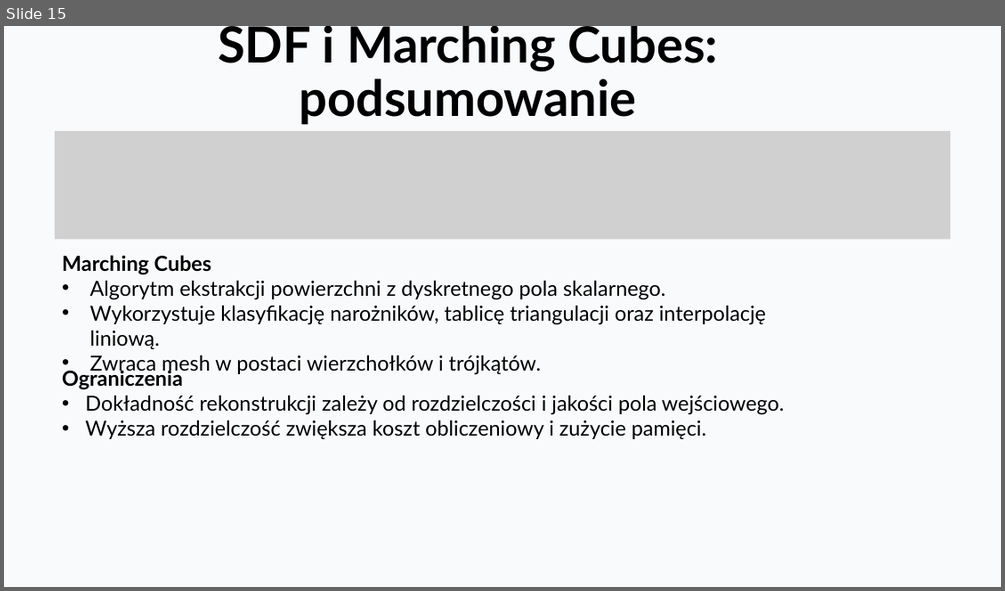
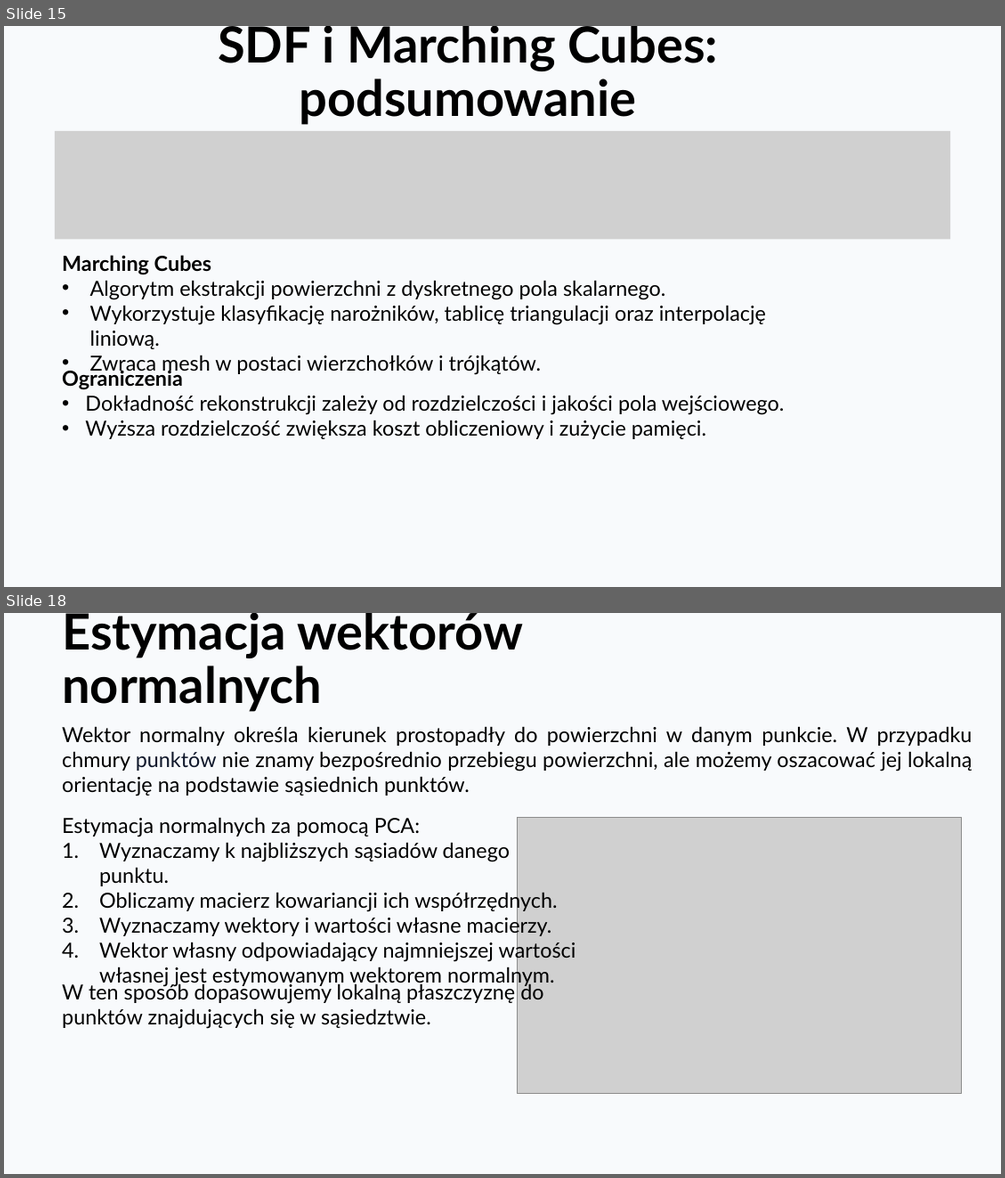
Before and after one commit to KajetanOzog/lab_6, a slide deck: prezentacja.pptx. Shown one above the other, each under a label of ours: slide 15 before the commit, slides 15 and 18 after it; the slides between them are not shown. The pictures are 1005x591 and 1005x1178 pixels, drawn with LibreOffice and Linux fonts; fonts in the diff are those of the drawing; grey boxes stand for pictures. Boxes give left, top, right and bottom in pixels: in the first picture for what was removed or moved away, otherwise in the second. Text is boxed around its words. In the diff, an @@ line names an element or a change of style, - is before the commit and + after.

```diff
--- a/prezentacja.pptx
+++ b/prezentacja.pptx
@@ slide 18 added at [4, 613, 1001, 1174], background #F8FAFC @@
@@ title added at [62, 613, 523, 712], 48 pt, text #000000, bold @@
+Estymacja wektorów normalnych
@@ text added at [62, 726, 972, 796], 20 pt, text #000000 @@
+Wektor normalny określa kierunek prostopadły do powierzchni w danym punkcie. W przypadku chmury punktów nie znamy bezpośrednio przebiegu powierzchni, ale możemy oszacować jej lokalną orientację na podstawie sąsiednich punktów.
@@ text added at [62, 817, 576, 987], 20 pt, text #000000 @@
+Estymacja normalnych za pomocą PCA:
+1. Wyznaczamy k najbliższych sąsiadów danego punktu.
+2. Obliczamy macierz kowariancji ich współrzędnych.
+3. Wyznaczamy wektory i wartości własne macierzy.
+4. Wektor własny odpowiadający najmniejszej wartości własnej jest estymowanym wektorem normalnym.
@@ picture added at [517, 817, 961, 1093] @@
@@ text added at [62, 981, 543, 1029], 20 pt, text #000000 @@
+W ten sposób dopasowujemy lokalną płaszczyznę do punktów znajdujących się w sąsiedztwie.
```
Also in this commit, not shown: 4 slides changed, 11 other slides added, 21 other files.
